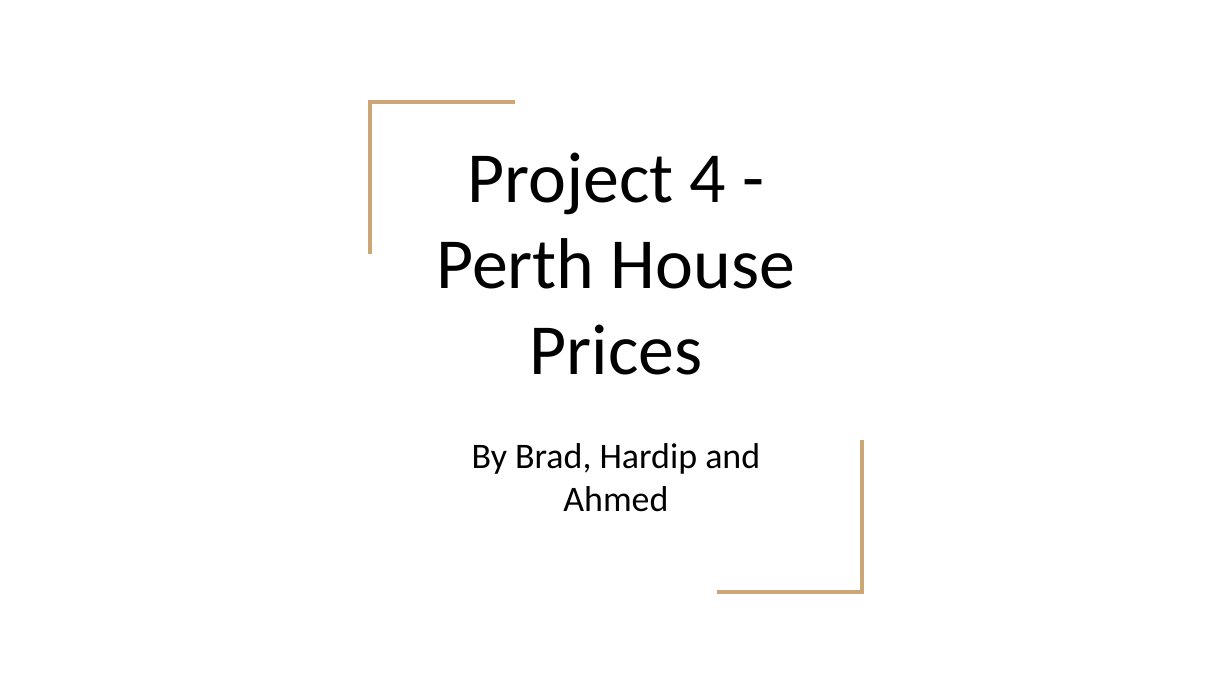
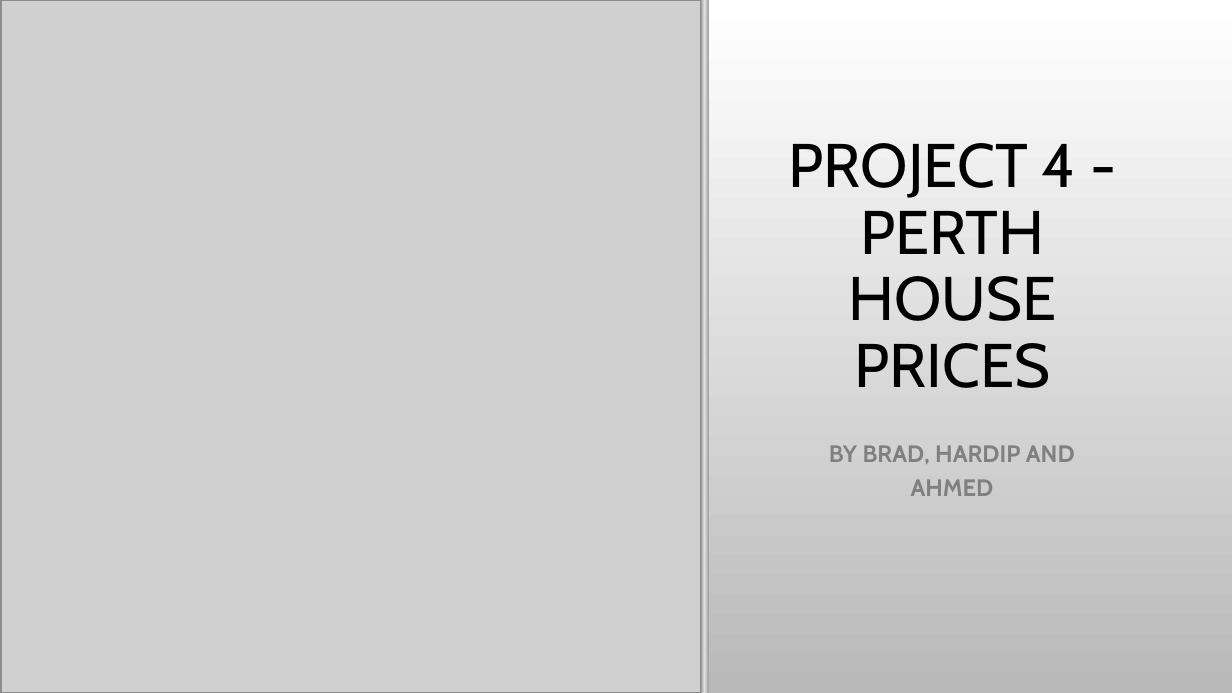
Before and after one commit to bradsmart1998/Project_4_Real_Estate_Regression, a slide deck: slide 1 of Project 4 - Perth House Prices.pptx. Drawn at 1232x693 pixels with LibreOffice and Linux fonts; fonts in the diff are those of the drawing; grey boxes stand for pictures; background and template pictures are left out. Boxes give left, top, right and bottom in pixels: in the first picture for what was removed or moved away, otherwise in the second. Text is boxed around its words. In the diff, an @@ line names an element or a change of style, - is before the commit and + after.

```diff
--- a/Project 4 - Perth House Prices.pptx
+++ b/Project 4 - Perth House Prices.pptx
@@ background #FFFFFF to picture (left out) @@
@@ picture added at (1,0,701,692) @@
@@ rectangle added at (701,0,710,693), fill gradient #BBBBBB to #8A8A8A to #B5B5B5 to #D5D5D5 to #E6E6E6 @@
@@ freeform shape removed at (370,102,515,254) @@
@@ title at (788,143,1076,388): text changed; size 42 to 36 pt; font Calibri to Cabin @@
-Project 4 - Perth House Prices
+PROJECT 4 - PERTH HOUSE PRICES
@@ freeform shape removed at (717,440,862,591) @@
@@ subtitle at (829,445,1075,496): text changed; size 21 to 13.9 pt; font Calibri to Cabin; text colour #000000 to #808080; bold on @@
-By Brad, Hardip and Ahmed
+BY BRAD, HARDIP AND AHMED
```
Also in this commit, not shown: 12 other slides changed.
